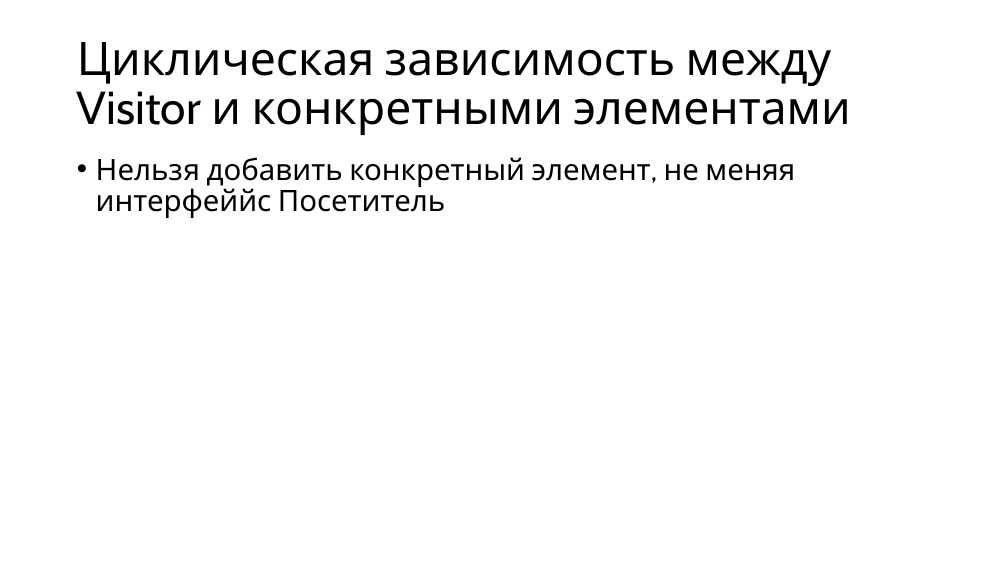
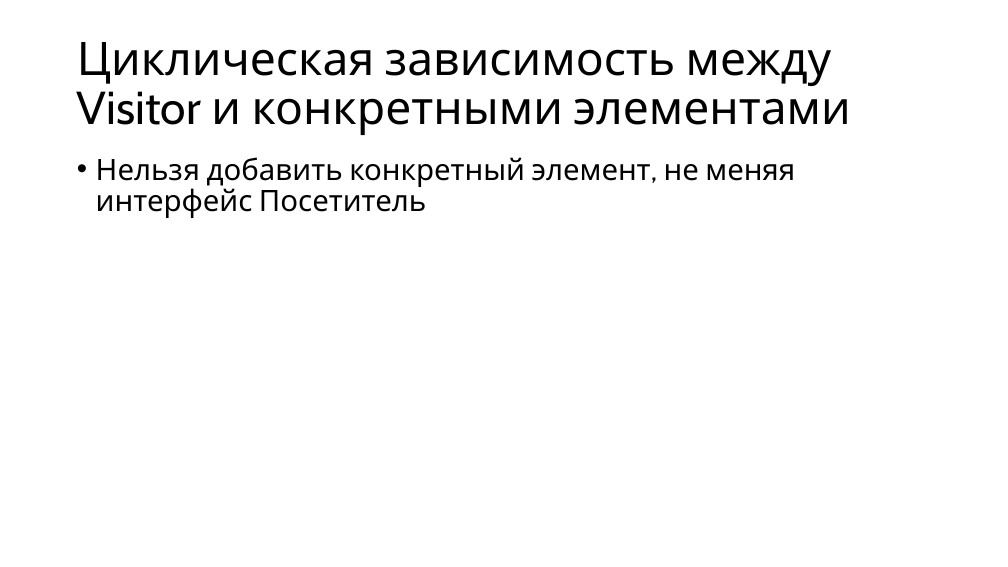
Before and after one commit to alexey-malov/ood, a slide deck: slide 22 of lectures/13.visitor/visitor.pptx. Drawn at 1008x567 pixels with LibreOffice and Linux fonts; fonts in the diff are those of the drawing. Boxes give left, top, right and bottom in pixels: in the first picture for what was removed or moved away, otherwise in the second. Text is boxed around its words. In the diff, an @@ line names an element or a change of style, - is before the commit and + after.

```diff
--- a/lectures/13.visitor/visitor.pptx
+++ b/lectures/13.visitor/visitor.pptx
@@ text at (96, 157, 795, 218): text changed @@
-• Нельзя добавить конкретный элемент, не меняя интерфеййс Посетитель
+• Нельзя добавить конкретный элемент, не меняя интерфейс Посетитель
```
Also in this commit, not shown: 2 other files.
